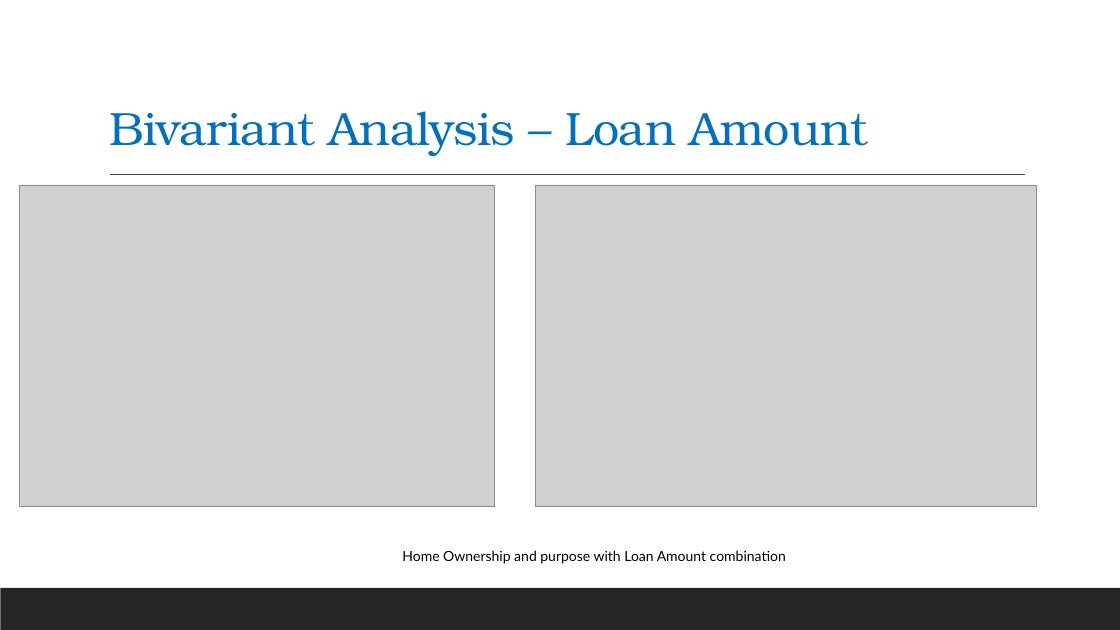
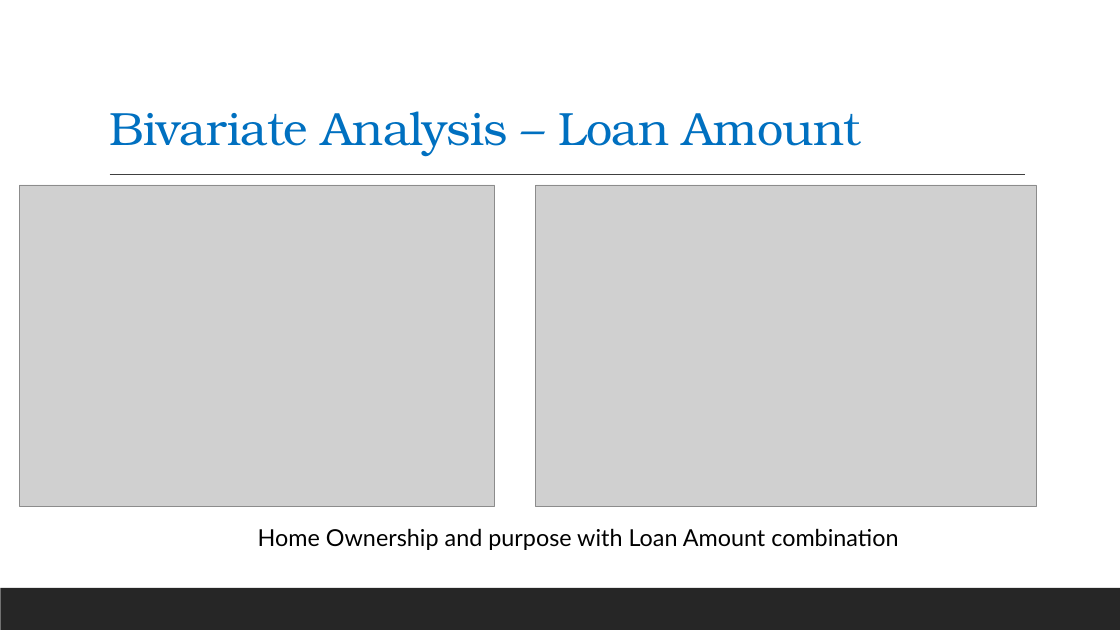
Before and after one commit to mrsivanandareddy/lending-club-case-study, a slide deck: slide 7 of Lending_Club_Case_Study.pptx (slide 20 before the commit). Drawn at 1120x630 pixels with LibreOffice and Linux fonts; fonts in the diff are those of the drawing; grey boxes stand for pictures. Boxes give left, top, right and bottom in pixels: in the first picture for what was removed or moved away, otherwise in the second. Text is boxed around its words. In the diff, an @@ line names an element or a change of style, - is before the commit and + after.

```diff
--- a/Lending_Club_Case_Study.pptx
+++ b/Lending_Club_Case_Study.pptx
@@ title at (x1=109, y1=111, x2=862, y2=155): text changed @@
-Bivariant Analysis – Loan Amount
+Bivariate Analysis – Loan Amount
@@ text "Home Ownership and purpose with ..." moved from (x1=402, y1=550, x2=786, y2=564) to (x1=258, y1=528, x2=898, y2=550) @@
@@ text "Home Ownership and purpose with ..." at (x1=258, y1=528, x2=898, y2=550): size 12 to 20 pt @@
```
Also in this commit, not shown: 9 other slides changed, 1 slide added, 16 slides removed, 1 other file.
